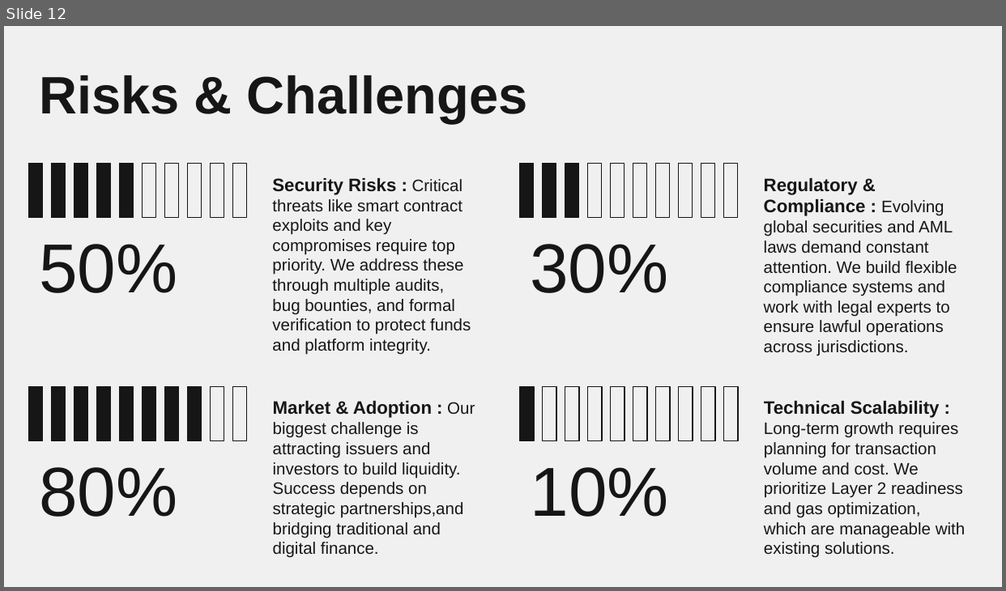
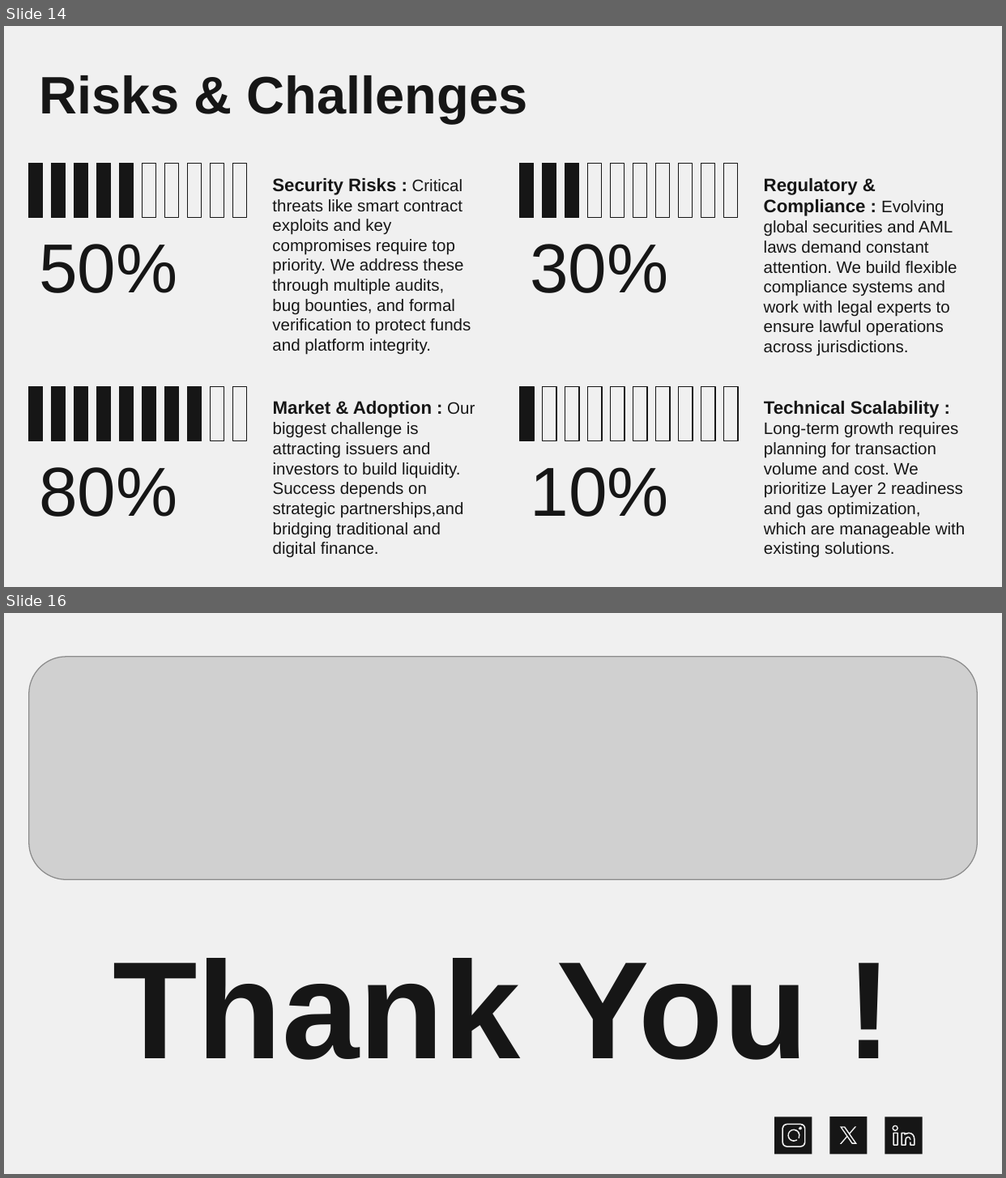
Before and after one commit to krish-jay/RWA-Tokenization-Platform, a slide deck: presentation/RWA Tokenization Platform.pptx. Shown one above the other, each under a label of ours: slide 12 before the commit, slides 14 and 16 after it; the slides between them are not shown. The pictures are 1006x591 and 1006x1178 pixels, drawn with LibreOffice and Linux fonts; fonts in the diff are those of the drawing; grey boxes stand for pictures. Boxes give left, top, right and bottom in pixels: in the first picture for what was removed or moved away, otherwise in the second. Text is boxed around its words. In the diff, an @@ line names an element or a change of style, - is before the commit and + after.

```diff
--- a/presentation/RWA Tokenization Platform.pptx
+++ b/presentation/RWA Tokenization Platform.pptx
@@ slide 16 added at <box>4,613,1002,1174</box>, background #F0F0F0 @@
@@ picture added at <box>29,657,977,880</box> @@
@@ title added at <box>113,958,808,1060</box>, 100 pt, text #161616, bold @@
+Thank You !
@@ rectangle added at <box>774,1117,812,1155</box>, fill #161616 @@
@@ rectangle added at <box>829,1117,867,1155</box>, fill #161616 @@
@@ rectangle added at <box>885,1117,923,1155</box>, fill #161616 @@
@@ freeform shape added at <box>782,1124,807,1148</box>, fill #F0F0F0 @@
@@ freeform shape added at <box>787,1130,800,1142</box>, fill #F0F0F0 @@
@@ freeform shape added at <box>799,1127,801,1130</box>, fill #F0F0F0 @@
@@ freeform shape added at <box>840,1127,857,1144</box>, fill #F0F0F0 @@
@@ freeform shape added at <box>892,1126,898,1132</box>, fill #F0F0F0 @@
@@ freeform shape added at <box>893,1133,898,1146</box>, fill #F0F0F0 @@
@@ freeform shape added at <box>901,1133,915,1146</box>, fill #F0F0F0 @@
@@ what was slide 12 is now slide 14 @@
```
Also in this commit, not shown: 7 slides changed, 3 other slides added, 1 slide removed.
